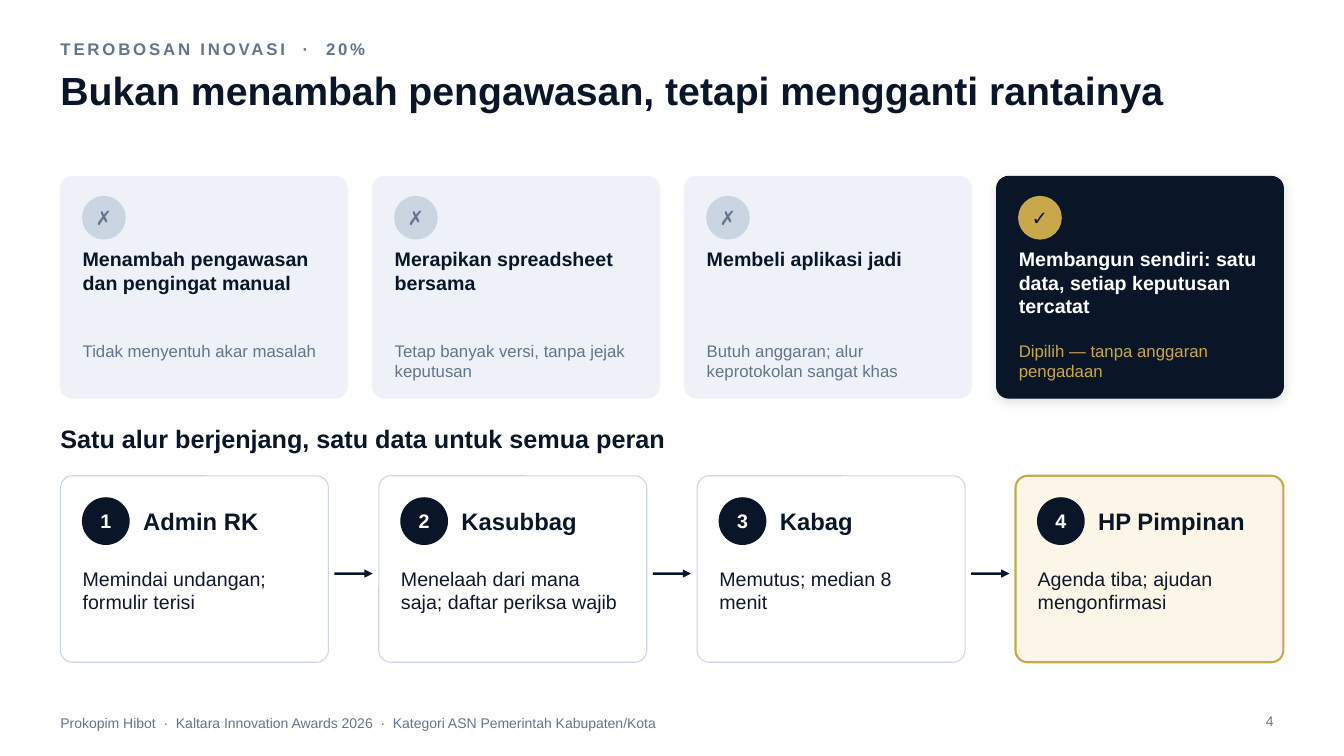
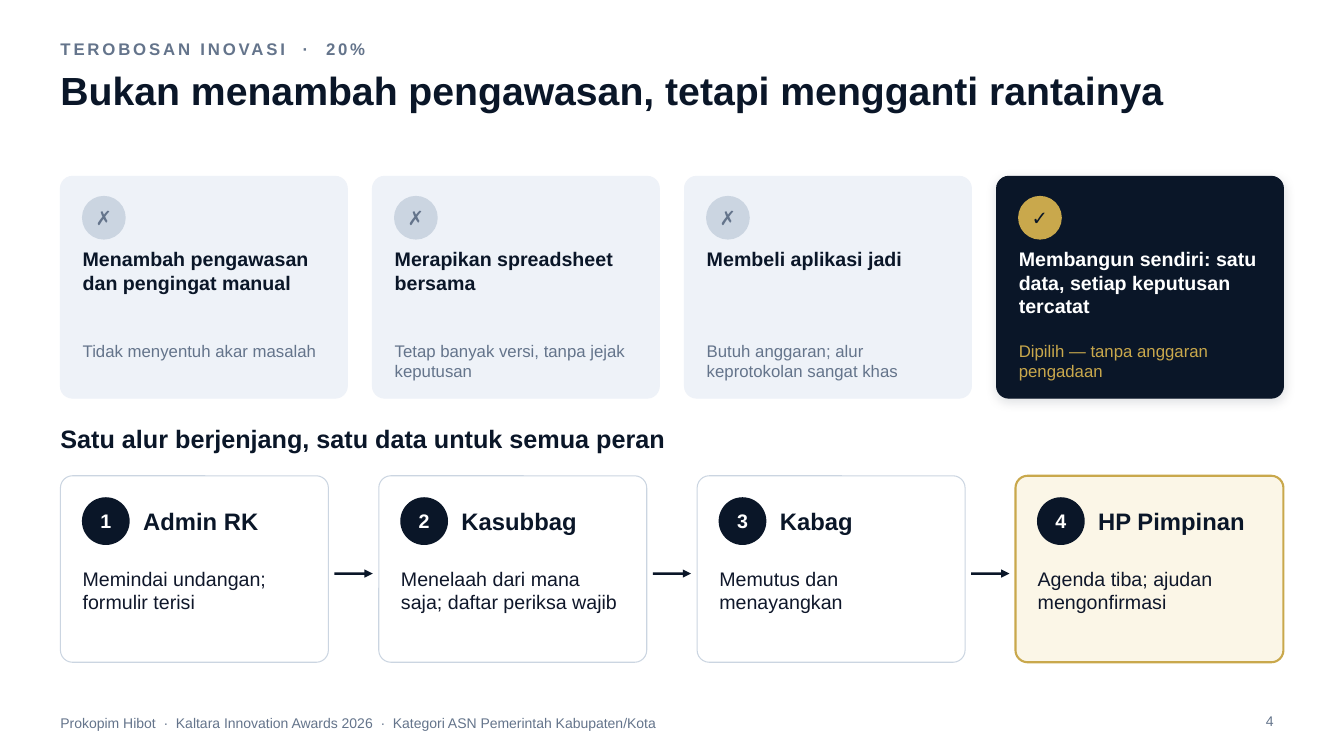
Before and after one commit to ega394/joyful-visuals, a slide deck: slide 4 of docs/lomba/kaltara/Paparan-Prokopim-Hibot-Kaltara-2026.pptx. Drawn at 1344x756 pixels with LibreOffice and Linux fonts; fonts in the diff are those of the drawing; background and template pictures are left out. Boxes give left, top, right and bottom in pixels: in the first picture for what was removed or moved away, otherwise in the second. Text is boxed around its words. In the diff, an @@ line names an element or a change of style, - is before the commit and + after.

```diff
--- a/docs/lomba/kaltara/Paparan-Prokopim-Hibot-Kaltara-2026.pptx
+++ b/docs/lomba/kaltara/Paparan-Prokopim-Hibot-Kaltara-2026.pptx
@@ text at <box>719,571,842,613</box>: text changed @@
-Memutus; median 8 menit
+Memutus dan menayangkan
```
Also in this commit, not shown: 2 other slides changed, 15 other files.
